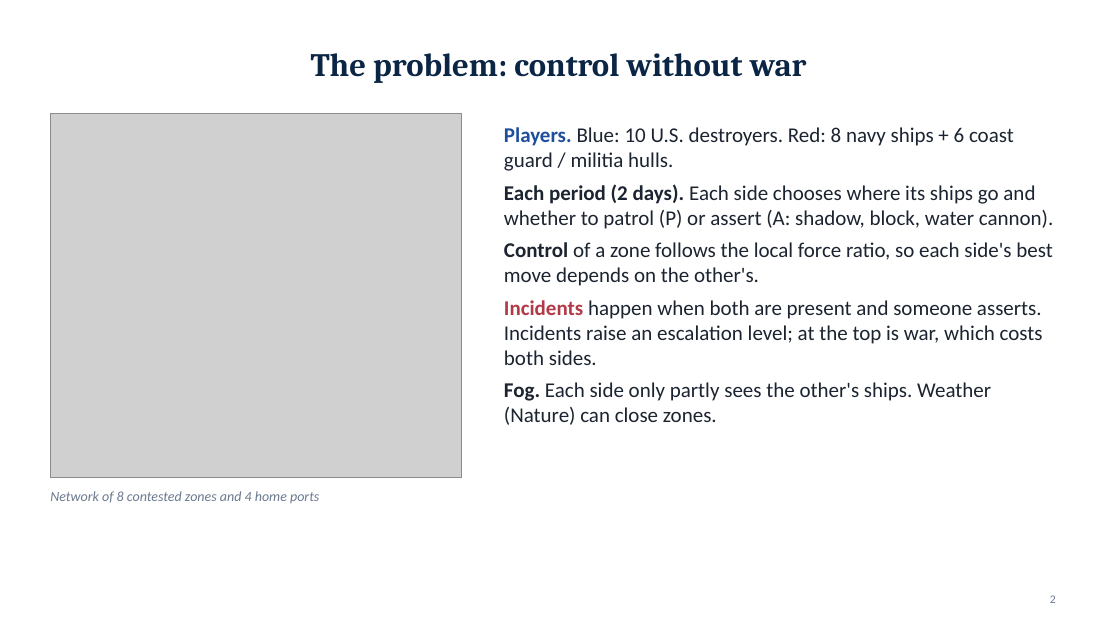
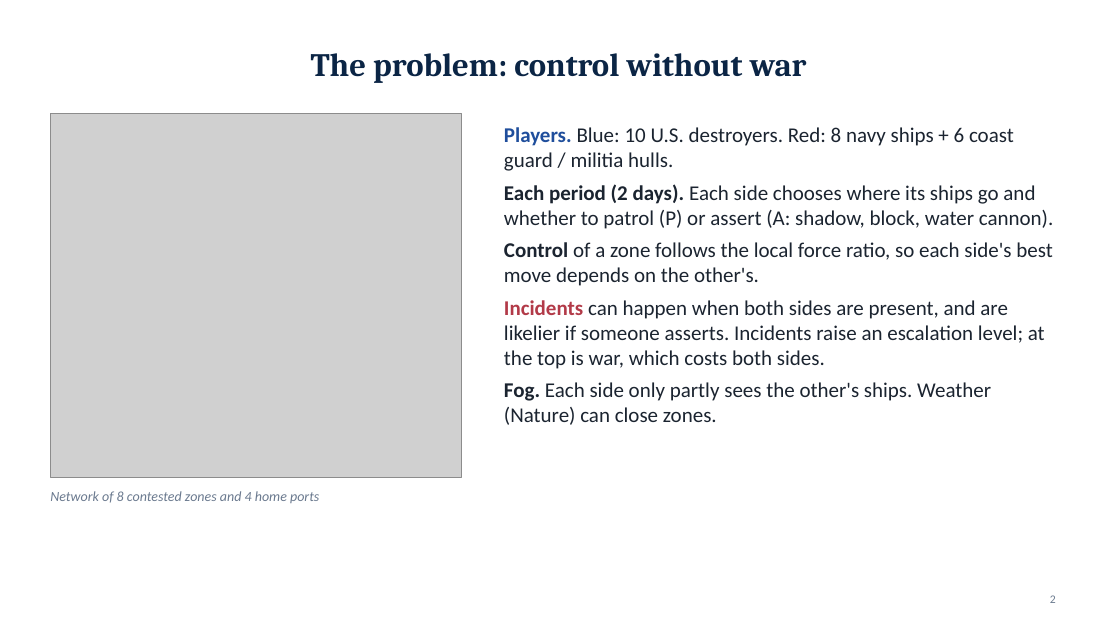
Before and after one commit to draggin-anchor/6.S974-Wargaming-Term-Project, a slide deck: slide 2 of deliverables/02-workshop1-slides.pptx. Drawn at 1120x630 pixels with LibreOffice and Linux fonts; fonts in the diff are those of the drawing; grey boxes stand for pictures. Boxes give left, top, right and bottom in pixels: in the first picture for what was removed or moved away, otherwise in the second. Text is boxed around its words. In the diff, an @@ line names an element or a change of style, - is before the commit and + after.

Commit message:
Workshop 1: QA pass edits
- README: describe the Workshop 1 model instead of the proposal-era one
- Report 4.1: name the one-period gain and the mixed-equilibrium payoffs used in the grim-trigger condition
- Slide 2: incidents can occur without assertion; assertion makes them likelier
- GUI: capitalize the Workshop 2 attack labels

```diff
--- a/deliverables/02-workshop1-slides.pptx
+++ b/deliverables/02-workshop1-slides.pptx
@@ text at [504, 300, 1045, 369]: text changed @@
-• Incidents happen when both are present and someone asserts. Incidents raise an escalation level; at the top is war, which costs both sides.
+• Incidents can happen when both sides are present, and are likelier if someone asserts. Incidents raise an escalation level; at the top is war, which costs both sides.
```
Also in this commit, not shown: 5 other files.
